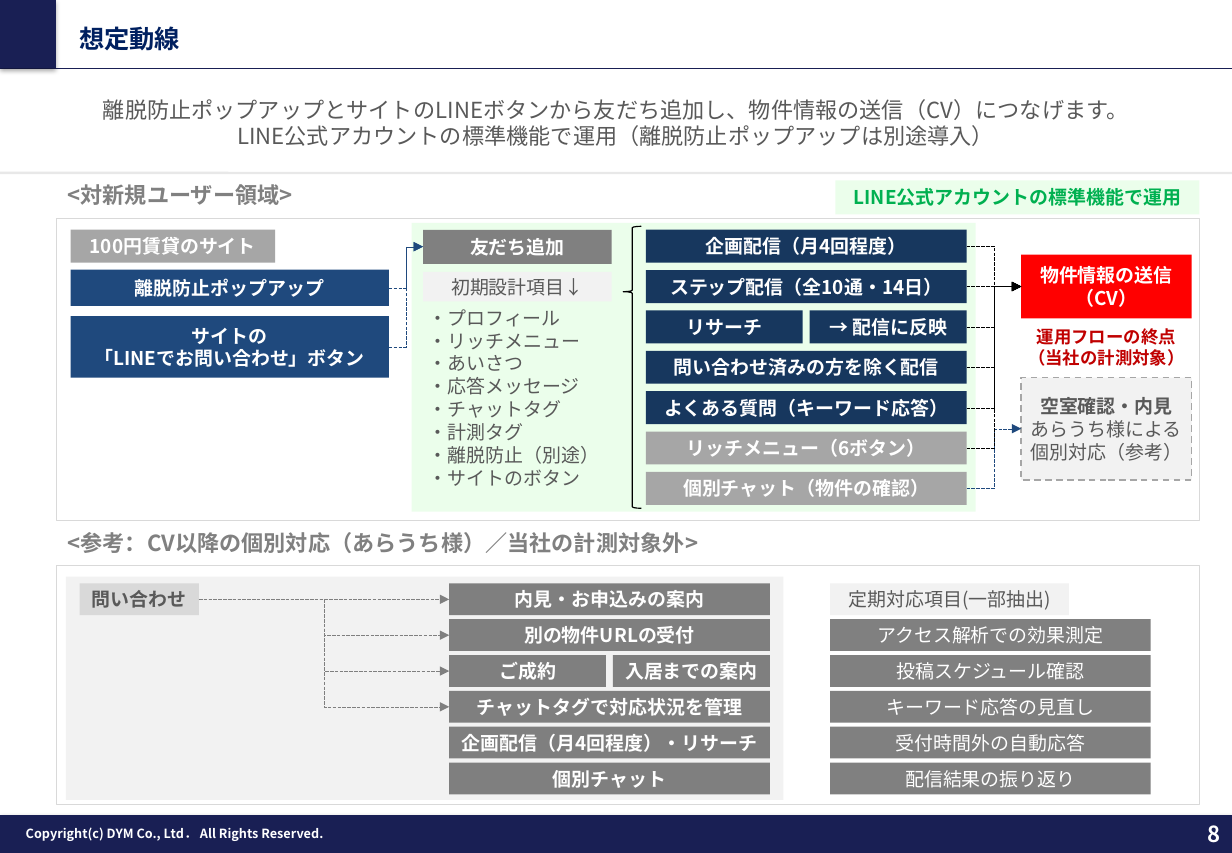
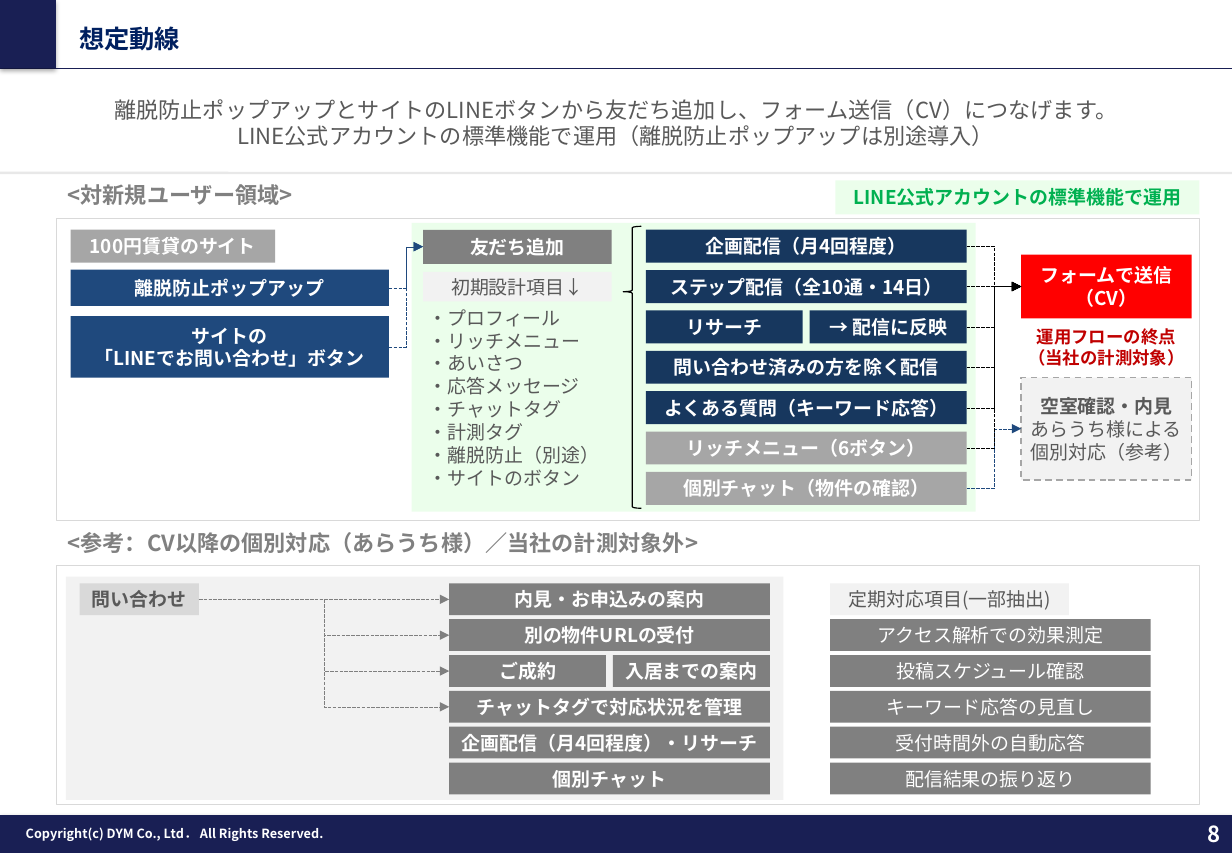
Before and after one commit to tonomura-r-dev/folder, a slide deck: slide 8 of 202610_株式会社あらうち御中_LINE公式アカウント運用のご提案_v9.pptx. Drawn at 1232x853 pixels with LibreOffice and Linux fonts; fonts in the diff are those of the drawing; background and template pictures are left out. Boxes give left, top, right and bottom in pixels: in the first picture for what was removed or moved away, otherwise in the second. Text is boxed around its words. In the diff, an @@ line names an element or a change of style, - is before the commit and + after.

```diff
--- a/202610_株式会社あらうち御中_LINE公式アカウント運用のご提案_v9.pptx
+++ b/202610_株式会社あらうち御中_LINE公式アカウント運用のご提案_v9.pptx
@@ text at box(114, 99, 1117, 120): text changed @@
-離脱防止ポップアップとサイトのLINEボタンから友だち追加し、物件情報の送信（CV）につなげます。
+離脱防止ポップアップとサイトのLINEボタンから友だち追加し、フォーム送信（CV）につなげます。
@@ text in rectangle at box(1040, 266, 1172, 284): text changed @@
-物件情報の送信
+フォームで送信
```
Also in this commit, not shown: 9 other slides changed, 4 other files.
